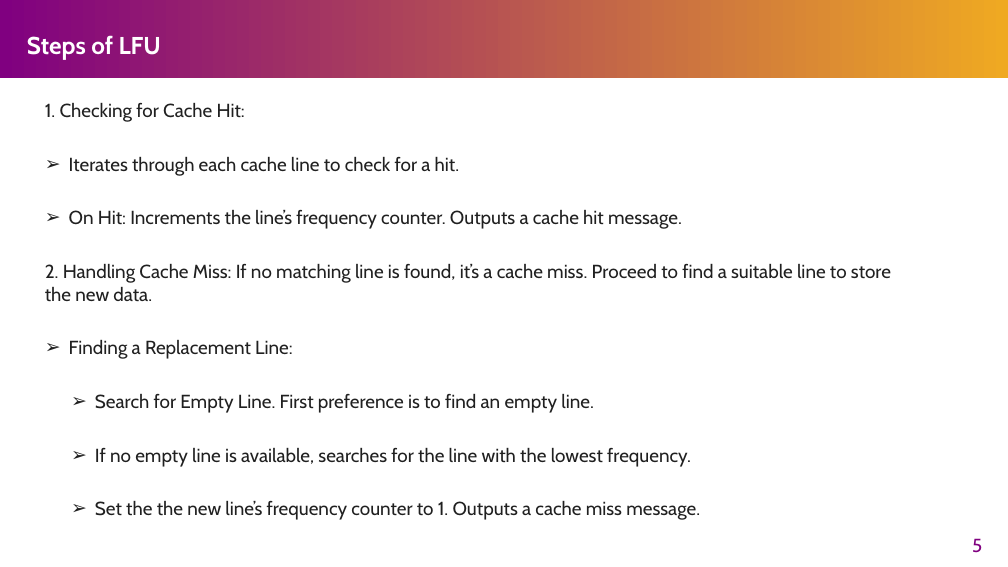
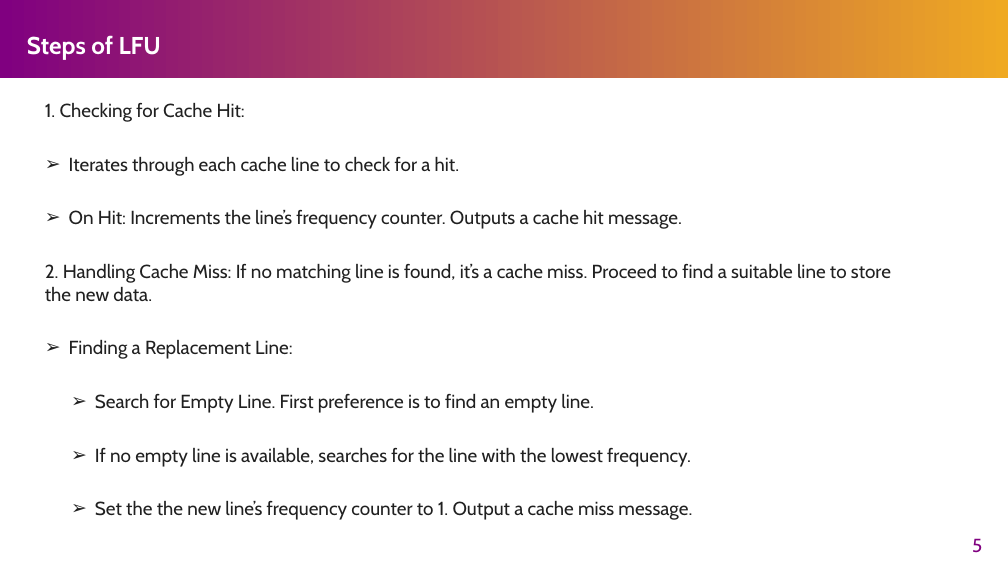
Before and after one commit to Marcusleeleelee/CSCI3150, a slide deck: slide 5 of tutorial/T09/tut09.pptx. Drawn at 1008x567 pixels with LibreOffice and Linux fonts; fonts in the diff are those of the drawing. Boxes give left, top, right and bottom in pixels: in the first picture for what was removed or moved away, otherwise in the second. Text is boxed around its words. In the diff, an @@ line names an element or a change of style, - is before the commit and + after.

```diff
--- a/tutorial/T09/tut09.pptx
+++ b/tutorial/T09/tut09.pptx
@@ text at [95,501,692,520]: text changed @@
-  ➢ Set the the new line’s frequency counter to 1. Outputs a cache miss message.
+  ➢ Set the the new line’s frequency counter to 1. Output a cache miss message.
```
Also in this commit, not shown: 3 other slides changed.
